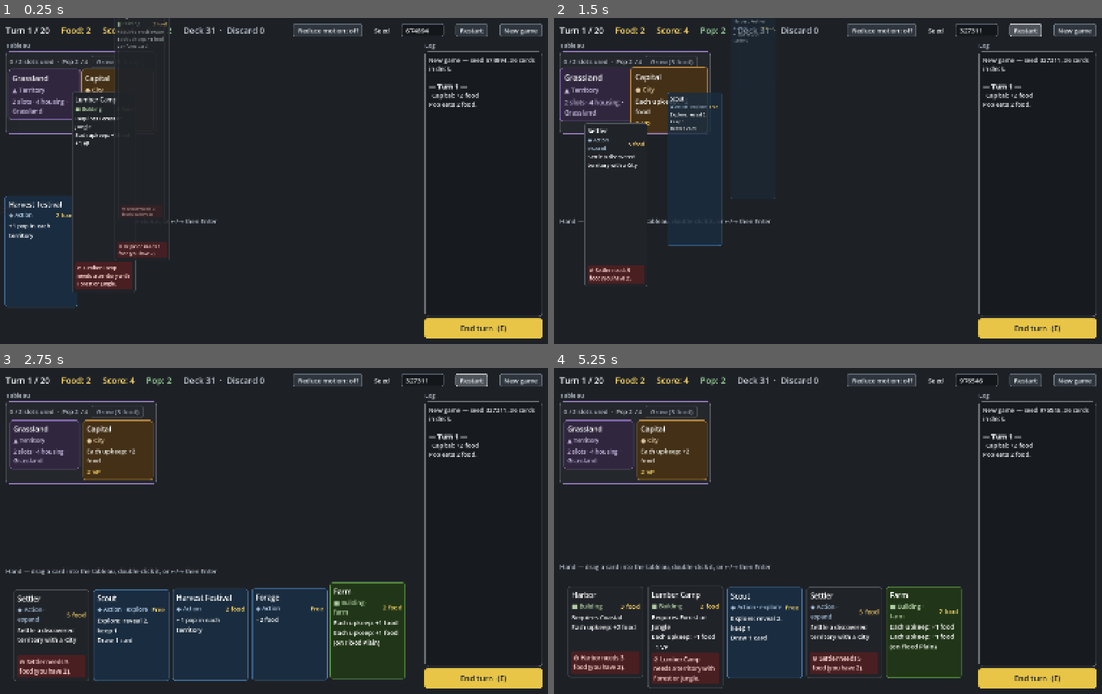
Above: before the commit, frames 1-4 (two rows, left to right).
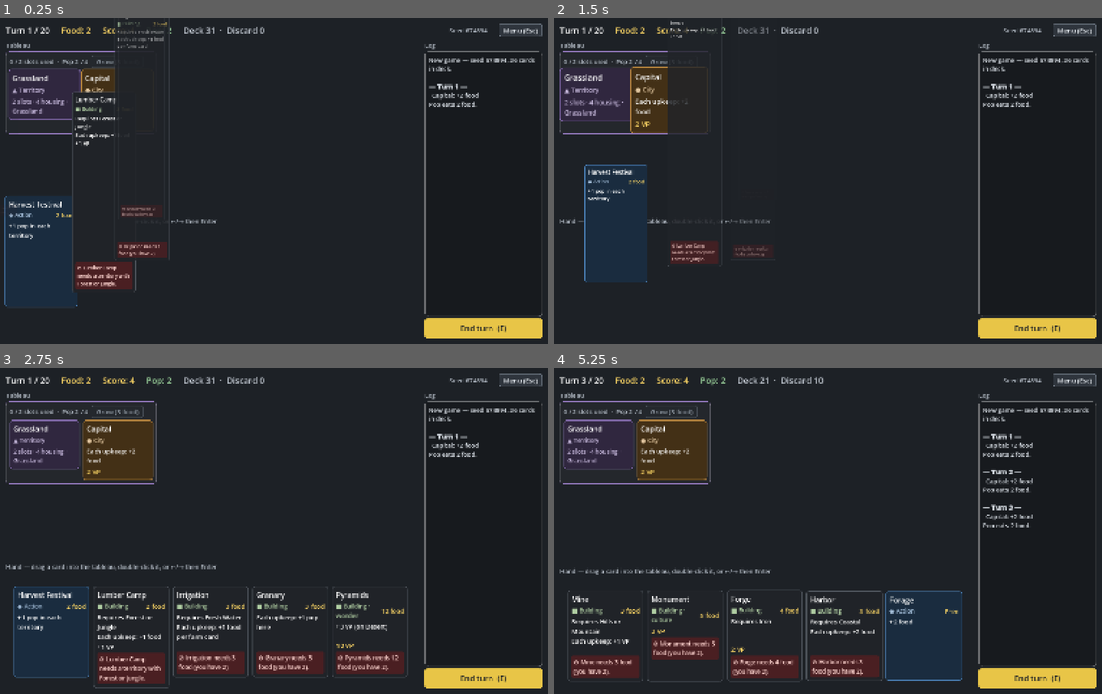
Above: after the commit, the same moments.

Repository: r888888888/4x-card-game
Game: Godot game, scene res://ui/main.tscn
The game is run twice, just before and just after one commit, with the same random seed, the same clock (stepped at 60 frames per second) and the same inputs.
Inputs (mouse positions are in pixels of both pictures, inside the frame that each line leads up to):
- Up to frame 1 (0.25 s): no input
- Up to frame 2 (1.5 s): click (1074, 31) at 0.5 s, where only the run after the commit has a clickable "Menu (Esc)"; click "Restart" at 1.25 s
- Up to frame 3 (2.75 s): click (471, 381) at 2 s, where only the run before the commit has a clickable "Restart"
- Up to frame 4 (5.25 s): click (1025, 381) at 2.75 s, where only the run before the commit has a clickable "Restart"; click "New game" (after the commit: "End turn (E)") at 3.5 s; click "New game" (after the commit: "End turn (E)") at 4.25 s; tap Enter (ui_accept) at 5 s; drag from (597, 446) to (882, 459) at 5.02 s

The runs differ from the first frame. In frame 1, 0.6% of the frame differs, in the area x 53-99%, y 1-6%; in frame 2, 4.2%; in frame 3, 11%; in frame 4, 12%, in the area x 1-99%, y 1-99%.

Commit message:
018: settings menu: seed, Restart, New game and Reduce motion move from the top bar into a modal opened by Menu (Esc)
Co-Authored-By: Claude Opus 5.5 <noreply@anthropic.com>

Diff:
--- a/ui/main.gd
+++ b/ui/main.gd
@@ -19,7 +19,12 @@
 var _score_label: Label
 var _pop_label: Label
 var _piles_label: Label
-var _seed_edit: LineEdit
+var _seed_label: Label  # "Seed 4242" in the top bar
+var _seed_edit: LineEdit  # in the menu
+var _menu_button: Button  # "Menu (Esc)" in the top bar
+var _menu_overlay: Control  # the menu: seed, Restart, New game, Reduce motion, Close
+var _menu_return: CardView  # the card to give the focus back to when the menu closes (null: the Menu button)
+var _card_before_menu_button: CardView  # the focused card when the Menu button took the focus
 var _tableau: HFlowContainer  # holds one group per territory, then the ghost
 var _groups := {}  # territory uid (-1 for cards with no territory) -> TerritoryGroup
 var _tableau_scroll: ScrollContainer
@@ -77,16 +82,16 @@
 	Game.engine.changed.connect(_refresh)
 	Game.engine.logged.connect(_append_log)
 	Game.engine.card_played.connect(_on_card_played)
-	get_viewport().gui_focus_changed.connect(func(_control: Control): _set_card_focus(null))
+	get_viewport().gui_focus_changed.connect(_on_gui_focus_changed)
 	_start_game(-1)
 
 
 ## Keyboard play. Only reached when no control with focus (a button or the seed field) used the key.
-## Left/Right move the card focus, Enter/Space acts on the focused card, Esc drops the focus, E ends
-## the turn.
+## Left/Right move the card focus, Enter/Space acts on the focused card, Esc drops the focus (or opens
+## the menu when nothing is focused), E ends the turn. Nothing here runs while the menu is open.
 func _unhandled_key_input(event: InputEvent) -> void:
 	var e := Game.engine
-	if e == null or not event is InputEventKey or not event.pressed:
+	if e == null or not event is InputEventKey or not event.pressed or _menu_overlay.visible:
 		return
 	if event.keycode == KEY_E and not event.echo:
 		if not e.is_over and e.pending_choice.is_empty():
@@ -97,15 +102,23 @@
 		_move_card_focus(-1)
 	elif event.is_action_pressed("ui_accept"):
 		_activate_card_focus()
-	elif event.keycode == KEY_ESCAPE and _targeting == null:
-		_set_card_focus(null)
-		_hand_index = -1
+	elif event.keycode == KEY_ESCAPE and not event.echo and _targeting == null:
+		if _focused != null:
+			_set_card_focus(null)
+			_hand_index = -1
+		else:
+			_open_menu()
 	else:
 		return
 	get_viewport().set_input_as_handled()
 
 
 func _input(event: InputEvent) -> void:
+	if _menu_overlay.visible:
+		if event is InputEventKey and event.pressed and not event.echo and event.keycode == KEY_ESCAPE:
+			get_viewport().set_input_as_handled()
+			_close_menu()
+		return
 	if _targeting != null:
 		var cancel: bool = event is InputEventKey and event.pressed and event.keycode == KEY_ESCAPE
 		cancel = cancel or (event is InputEventMouseButton and event.pressed and event.button_index == MOUSE_BUTTON_RIGHT)
@@ -143,9 +156,53 @@
 	Game.new_game(seed_value)
 
 
+## Menu Restart: the seed in the field, or a random one if it isn't a whole number.
 func _on_restart_pressed() -> void:
 	var text := _seed_edit.text.strip_edges()
+	_close_menu(false)
 	_start_game(text.to_int() if text.is_valid_int() else -1)
+
+
+func _on_new_game_pressed() -> void:
+	_close_menu(false)
+	_start_game(-1)
+
+
+# --- Menu ---
+
+## Opens the menu over the board, with the seed field focused and holding this game's seed.
+## Targeting is cancelled; the card that had the focus gets it back on close.
+func _open_menu() -> void:
+	if _dragging != null:
+		return
+	_menu_return = _focused if _focused != null else _card_before_menu_button
+	_end_targeting()
+	_set_card_focus(null)
+	_seed_edit.text = str(Game.engine.seed_value)
+	_menu_overlay.show()
+	_seed_edit.grab_focus()
+	_seed_edit.select_all()
+
+
+## Closes the menu. give_back: return the focus to the card that had it, else to the Menu button.
+func _close_menu(give_back := true) -> void:
+	_menu_overlay.hide()
+	get_viewport().gui_release_focus()
+	var card := _menu_return
+	_menu_return = null
+	if not give_back:
+		return
+	if is_instance_valid(card) and _focus_row().has(card):
+		_set_card_focus(card)
+	else:
+		_menu_button.grab_focus()
+
+
+## A button or field took the focus: the card focus goes. Remembers the card if it was the Menu
+## button (clicking it moves the focus before it is pressed).
+func _on_gui_focus_changed(control: Control) -> void:
+	_card_before_menu_button = _focused if control == _menu_button else null
+	_set_card_focus(null)
 
 
 ## Plays the card (on target_uid) if it's legal; otherwise sends it back with a shake and says why.
@@ -447,6 +504,7 @@
 func _refresh() -> void:
 	var e := Game.engine
 	_set_stat(_turn_label, "Turn %d / %d" % [e.turn, e.turn_limit()])
+	_seed_label.text = "Seed %d" % e.seed_value
 	_set_stat(_food_label, "Food: %d" % e.resources.get("food", 0))
 	_set_stat(_score_label, "Score: %d" % e.score())
 	_pop_label.visible = e.population_on()
@@ -826,21 +884,11 @@
 	var spacer := Control.new()
 	spacer.size_flags_horizontal = Control.SIZE_EXPAND_FILL
 	bar.add_child(spacer)
-	# A toggle that says its state in words (a checkbox's box is hard to read on this background).
-	_motion_toggle = _button("", func(): pass)
-	_motion_toggle.toggle_mode = true
-	_motion_toggle.tooltip_text = "No bouncing, shaking or tilting; cards jump to their place and fade in. Saved."
-	_motion_toggle.toggled.connect(Settings.set_reduce_motion)
-	bar.add_child(_motion_toggle)
-	var seed_label := Label.new()
-	seed_label.text = "Seed"
-	bar.add_child(seed_label)
-	_seed_edit = LineEdit.new()
-	_seed_edit.custom_minimum_size.x = 130
-	_seed_edit.tooltip_text = "Restart replays this seed (same shuffle)."
-	bar.add_child(_seed_edit)
-	bar.add_child(_button("Restart", _on_restart_pressed))
-	bar.add_child(_button("New game", func(): _start_game(-1)))
+	_seed_label = _heading("")
+	bar.add_child(_seed_label)
+	_menu_button = _button("Menu (Esc)", _open_menu)
+	_menu_button.tooltip_text = "New game, restart with a seed, reduce motion."
+	bar.add_child(_menu_button)
 
 	# Body: play area on the left, log + end turn on the right.
 	var body := HBoxContainer.new()
@@ -942,8 +990,6 @@
 	_drop_pulse = _drop_highlight.create_tween().set_loops()
 	_drop_pulse.tween_property(_drop_highlight, "modulate:a", 0.45, Anim.HIGHLIGHT_PULSE_TIME).set_trans(Tween.TRANS_SINE)
 	_drop_pulse.tween_property(_drop_highlight, "modulate:a", 1.0, Anim.HIGHLIGHT_PULSE_TIME).set_trans(Tween.TRANS_SINE)
-	_apply_motion_setting()
-	Settings.changed.connect(_apply_motion_setting)
 
 	var ghost_style := StyleBoxFlat.new()
 	ghost_style.bg_color = Color(1, 1, 1, 0.04)
@@ -978,9 +1024,67 @@
 	_game_over_label.add_theme_font_size_override("font_size", 32)
 	_game_over_label.horizontal_alignment = HORIZONTAL_ALIGNMENT_CENTER
 	box.add_child(_game_over_label)
-	_replay_button = _button("Replay this seed", _on_restart_pressed)
+	_replay_button = _button("Replay this seed", func(): _start_game(Game.engine.seed_value))
 	box.add_child(_replay_button)
 	box.add_child(_button("New game", func(): _start_game(-1)))
+
+	_build_menu()
+	_apply_motion_setting()
+	Settings.changed.connect(_apply_motion_setting)
+
+
+## The menu modal, above everything else. Tab and the arrows stay inside it; a click on the dimmed
+## area closes it.
+func _build_menu() -> void:
+	_menu_overlay = _overlay()
+	_menu_overlay.z_index = 20  # above the explore choice and game-over overlays
+	_menu_overlay.gui_input.connect(func(event: InputEvent):
+		if event is InputEventMouseButton and event.pressed:
+			_menu_overlay.accept_event()
+			_close_menu())
+	var box := _menu_overlay.get_meta("box") as VBoxContainer
+	box.custom_minimum_size.x = 320
+	var title := _heading("Menu")
+	title.add_theme_font_size_override("font_size", 26)
+	title.add_theme_color_override("font_color", Color.WHITE)
+	box.add_child(title)
+	var seed_row := HBoxContainer.new()
+	seed_row.add_theme_constant_override("separation", 10)
+	box.add_child(seed_row)
+	var seed_label := Label.new()
+	seed_label.text = "Seed"
+	seed_row.add_child(seed_label)
+	_seed_edit = LineEdit.new()
+	_seed_edit.size_flags_horizontal = Control.SIZE_EXPAND_FILL
+	_seed_edit.tooltip_text = "Restart replays this seed (same shuffle)."
+	_seed_edit.text_submitted.connect(func(_text: String): _on_restart_pressed())
+	seed_row.add_child(_seed_edit)
+	var restart := _button("Restart", _on_restart_pressed)
+	restart.tooltip_text = "Start again with the seed above."
+	box.add_child(restart)
+	var new_game := _button("New game", _on_new_game_pressed)
+	new_game.tooltip_text = "Start again with a random seed."
+	box.add_child(new_game)
+	# A toggle that says its state in words (a checkbox's box is hard to read on this background).
+	_motion_toggle = _button("", func(): pass)
+	_motion_toggle.toggle_mode = true
+	_motion_toggle.tooltip_text = "No bouncing, shaking or tilting; cards jump to their place and fade in. Saved."
+	_motion_toggle.toggled.connect(Settings.set_reduce_motion)
+	box.add_child(_motion_toggle)
+	box.add_child(HSeparator.new())
+	box.add_child(_button("Close (Esc)", _close_menu))
+	# Keep keyboard focus inside the menu: Tab/Shift+Tab and Up/Down wrap around its controls.
+	var controls: Array[Control] = [_seed_edit, restart, new_game, _motion_toggle, box.get_child(-1)]
+	for i in controls.size():
+		var here := controls[i]
+		var next := controls[(i + 1) % controls.size()]
+		var prev := controls[i - 1]
+		here.focus_next = here.get_path_to(next)
+		here.focus_previous = here.get_path_to(prev)
+		here.focus_neighbor_bottom = here.focus_next
+		here.focus_neighbor_top = here.focus_previous
+		here.focus_neighbor_left = NodePath(".")
+		here.focus_neighbor_right = NodePath(".")
 
 
 ## Button and text field looks: a visible fill and border, a hover state, and a disabled state that
Not shown, changed: README.md
Not shown, added: docs/backlog/018-settings-menu.md
